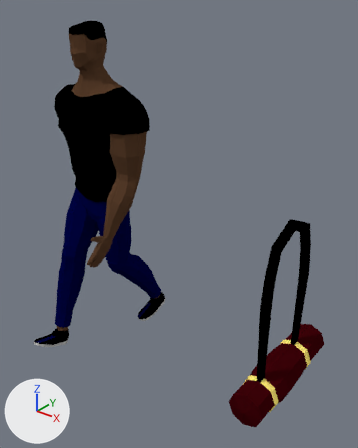
Two versions of the Blender file Documentacao/Personagens/Pedro Cardoso/marombado.blend, one commit apart.
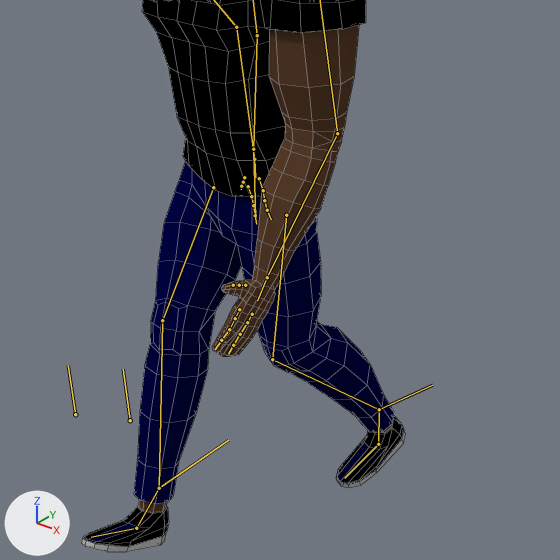
There are two pictures of each version: one whole from a camera (50 mm lens) standing at (1.811, -1.548, 1.809) and looking at (0.53, 0.053, 0.817), one close up on the part from 0% to 64% of the width and 27% to 78% of the height. The lights are fixed; the arrows at lower left show +X, +Y and +Z. Both versions are drawn at frame 1 of the action 'Walk Cycle'; the numbers are the values there. The bones that bend it are drawn over the model as lines in the close-ups. The close-ups show mesh edges as thin lines.

Objects in the first close-up: 'Corpo'.
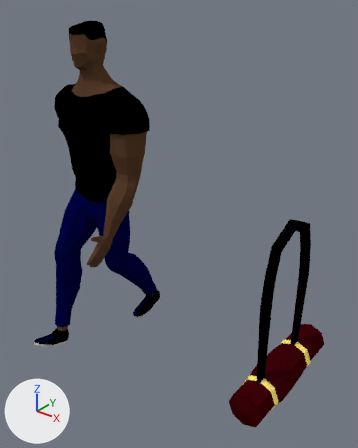
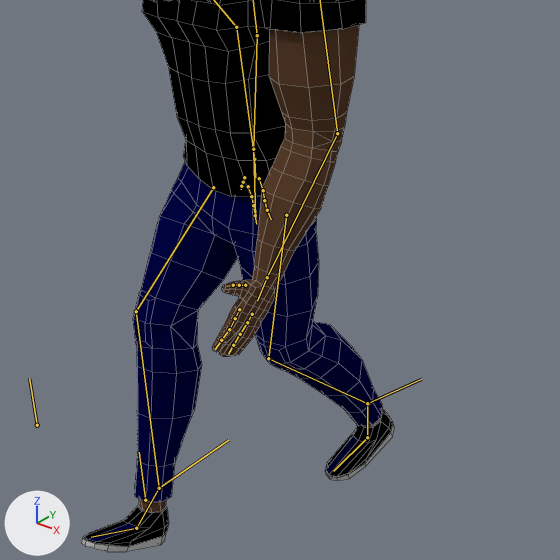
The change, as a list of edits to the scene's bpy script:
```text
Change bone_legpole_r:
    where bone_legpole_r = bpy.data.objects['Pedro Rig'].pose.bones['LegPole.R']  # child of 'ROOTROLL'
    bone_legpole_r.location: (0.074, -0.056, 0.005) -> (-0.076, -0.144, 0.005)
Change bone_ikleg_l:
    where bone_ikleg_l = bpy.data.objects['Pedro Rig'].pose.bones['IKLeg.L']  # child of 'ROOTROLL'
    bone_ikleg_l.location: (-0.026, 0.317, 0.031) -> (-0.063, 0.317, 0.035)
```

Boxes (x1, y1, x2, y2) around the edits, measured in the close-ups (560 x 560 px):
'Corpo', posed
    before: (82, 0, 406, 552)
    after: (82, 0, 394, 552)
bone 'LegPole.R', root to tip
    before: (75, 414) to (68, 365)
    after: (37, 425) to (29, 378)
bone 'IKLeg.L', root to tip
    before: (379, 409) to (432, 385)
    after: (367, 403) to (421, 379)
